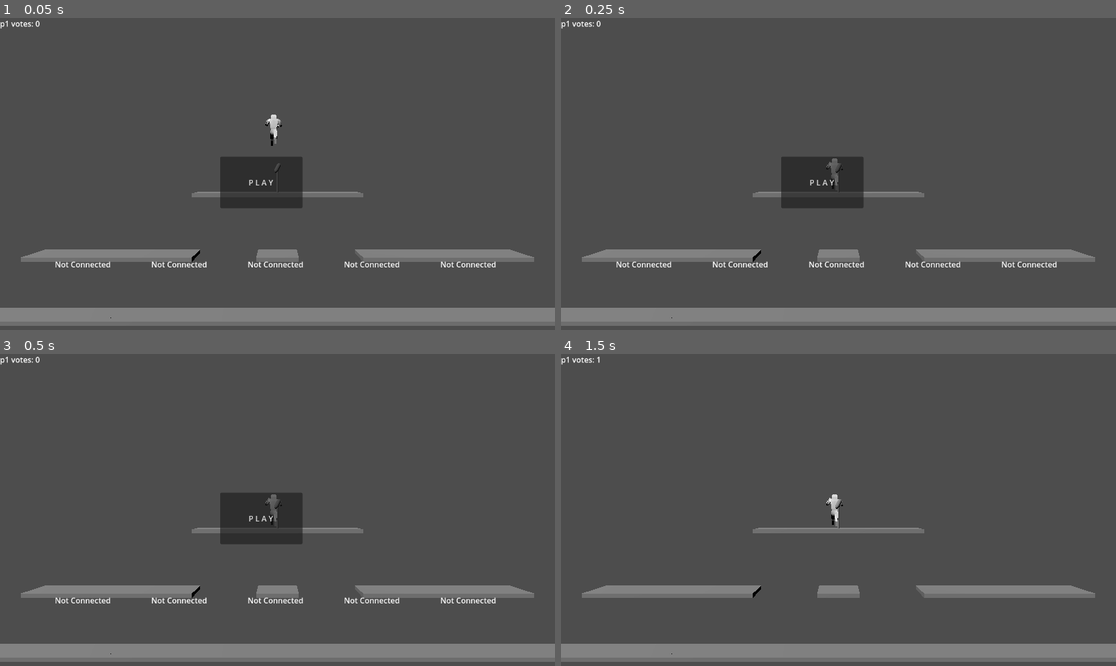
Above: before the commit, frames 1-4 (two rows, left to right).
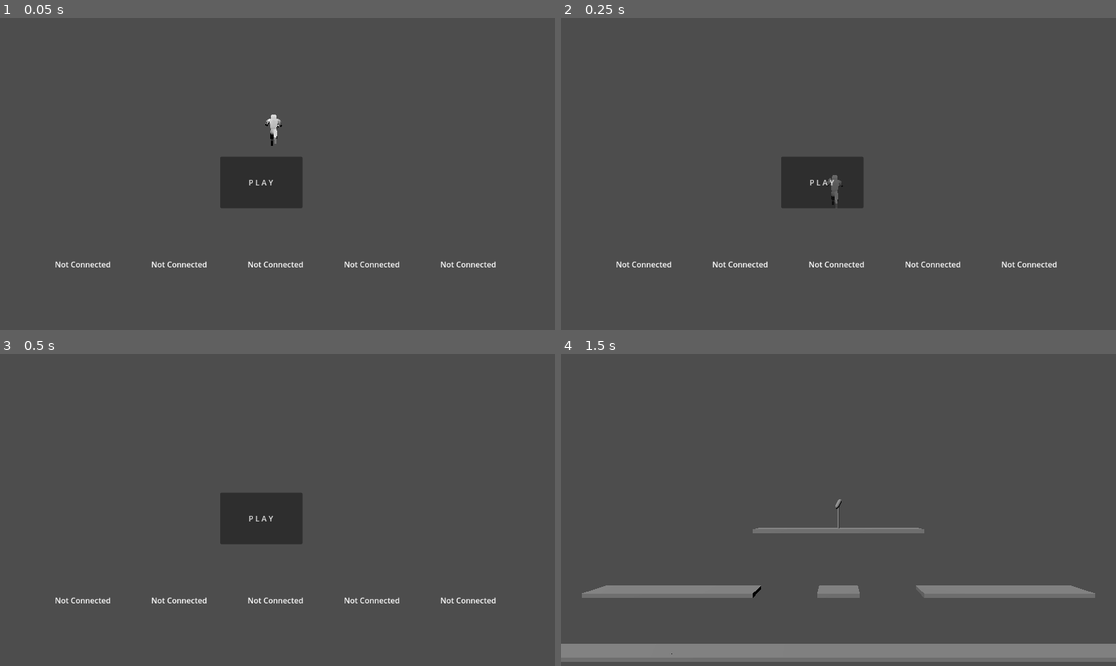
Above: after the commit, the same moments.

Repository: Dethcrvsh/mortal-democracy
Game: Godot game, scene res://scenes/test/test_goal.tscn
The game is run twice, just before and just after one commit, with the same random seed, the same clock (stepped at 60 frames per second) and the same inputs. This scene is started directly instead of the project's main scene.
Inputs (mouse positions are in pixels of both pictures, inside the frame that each line leads up to):
- Up to frame 1 (0.05 s): no input
- Up to frame 2 (0.25 s): no input
- Up to frame 3 (0.5 s): no input
- Up to frame 4 (1.5 s): click "P L A Y" at 0.5 s; tap Enter (start) at 1.25, 1.35 s; move the mouse to (960, 494) at 1.27 s; hold Up (ui_up) from 1.28 s (still down); click (960, 494) at 1.42 s

The runs differ from the first frame. In frame 1, 8.9% of the frame differs, in the area x 0-100%, y 0-99%; in frame 2, 9.0%; in frame 3, 9.0%; in frame 4, 0.2%.

Commit message:
winscreen and loading dynamically.

Diff:
--- /dev/null
+++ b/scenes/Map2.tscn
@@ -0,0 +1,39 @@
+[gd_scene load_steps=4 format=3 uid="uid://cf5gdjh14p348"]
+
+[ext_resource type="PackedScene" uid="uid://bkoeeqyhqgy0l" path="res://scenes/Platform2.tscn" id="1_ij6am"]
+[ext_resource type="PackedScene" uid="uid://da4bmar1xqjac" path="res://scenes/Platform1.tscn" id="2_i2ivy"]
+[ext_resource type="PackedScene" uid="uid://gjj2shypyqs" path="res://scenes/Goal.tscn" id="3_j4c4n"]
+
+[node name="Map" type="Node3D"]
+
+[node name="Floor1" type="Node3D" parent="."]
+
+[node name="Platform1" parent="Floor1" instance=ExtResource("1_ij6am")]
+
+[node name="Platform2" parent="Floor1" instance=ExtResource("1_ij6am")]
+transform = Transform3D(1, 0, 0, 0, 1, 0, 0, 0, 1, 8, 0, 0)
+
+[node name="Platform3" parent="Floor1" instance=ExtResource("1_ij6am")]
+transform = Transform3D(1, 0, 0, 0, 1, 0, 0, 0, 1, 16, 0, 0)
+
+[node name="Platform4" parent="Floor1" instance=ExtResource("1_ij6am")]
+transform = Transform3D(1, 0, 0, 0, 1, 0, 0, 0, 1, 24, 0, 0)
+
+[node name="Floor2" type="Node3D" parent="."]
+
+[node name="Platform1" parent="Floor2" instance=ExtResource("2_i2ivy")]
+transform = Transform3D(1, 0, 0, 0, 1, 0, 0, 0, 1, 12, 3, 0)
+
+[node name="Platform2" parent="Floor2" instance=ExtResource("1_ij6am")]
+transform = Transform3D(1, 0, 0, 0, 1, 0, 0, 0, 1, 20, 3, 0)
+
+[node name="Platform3" parent="Floor2" instance=ExtResource("1_ij6am")]
+transform = Transform3D(1, 0, 0, 0, 1, 0, 0, 0, 1, 4, 3, 0)
+
+[node name="Floor3" type="Node3D" parent="."]
+
+[node name="Platform5" parent="Floor3" instance=ExtResource("1_ij6am")]
+transform = Transform3D(1, 0, 0, 0, 1, 0, 0, 0, 1, 12, 6, 0)
+
+[node name="Goal" parent="." instance=ExtResource("3_j4c4n")]
+transform = Transform3D(1, 0, 0, 0, 1, 0, 0, 0, 1, 12, 6, 0)
--- /dev/null
+++ b/scenes/WinScreen.tscn
@@ -0,0 +1,14 @@
+[gd_scene load_steps=2 format=3 uid="uid://dsi1ga62jdjro"]
+
+[ext_resource type="Script" path="res://scripts/win_screen.gd" id="1_jsrqv"]
+
+[node name="WinScreen" type="Node3D"]
+script = ExtResource("1_jsrqv")
+
+[node name="Text" type="RichTextLabel" parent="."]
+offset_left = 42.0
+offset_top = 108.0
+offset_right = 442.0
+offset_bottom = 208.0
+scale = Vector2(5, 5)
+text = "WIN"
--- a/scenes/test/test_goal.tscn
+++ b/scenes/test/test_goal.tscn
@@ -1,12 +1,8 @@
-[gd_scene load_steps=8 format=3 uid="uid://bfswwy6rfvdd1"]
+[gd_scene load_steps=4 format=3 uid="uid://bfswwy6rfvdd1"]
 
-[ext_resource type="PackedScene" uid="uid://bkoeeqyhqgy0l" path="res://scenes/Platform2.tscn" id="1_w1w0v"]
 [ext_resource type="Script" path="res://scripts/main.gd" id="1_x2j8e"]
-[ext_resource type="PackedScene" uid="uid://da4bmar1xqjac" path="res://scenes/Platform1.tscn" id="2_2e1ef"]
-[ext_resource type="PackedScene" uid="uid://gjj2shypyqs" path="res://scenes/Goal.tscn" id="3_js2xt"]
 [ext_resource type="PackedScene" uid="uid://b7p316tpqry1e" path="res://scenes/player.tscn" id="4_uouc1"]
 [ext_resource type="PackedScene" uid="uid://bikj55cxc5ntv" path="res://scenes/Gamestate.tscn" id="6_qg5do"]
-[ext_resource type="PackedScene" uid="uid://3w46on6wwiim" path="res://scenes/MainMenu.tscn" id="7_gu6xb"]
 
 [node name="test_goal" type="Node3D"]
 script = ExtResource("1_x2j8e")
@@ -17,43 +13,7 @@
 [node name="DirectionalLight3D" type="DirectionalLight3D" parent="."]
 transform = Transform3D(0.805039, 0.446567, -0.3905, 0, 0.658269, 0.752783, 0.593222, -0.606019, 0.529932, 0, 0, 0)
 
-[node name="Map" type="Node3D" parent="."]
-
-[node name="Floor1" type="Node3D" parent="Map"]
-
-[node name="Platform1" parent="Map/Floor1" instance=ExtResource("1_w1w0v")]
-
-[node name="Platform2" parent="Map/Floor1" instance=ExtResource("1_w1w0v")]
-transform = Transform3D(1, 0, 0, 0, 1, 0, 0, 0, 1, 8, 0, 0)
-
-[node name="Platform3" parent="Map/Floor1" instance=ExtResource("1_w1w0v")]
-transform = Transform3D(1, 0, 0, 0, 1, 0, 0, 0, 1, 16, 0, 0)
-
-[node name="Platform4" parent="Map/Floor1" instance=ExtResource("1_w1w0v")]
-transform = Transform3D(1, 0, 0, 0, 1, 0, 0, 0, 1, 24, 0, 0)
-
-[node name="Floor2" type="Node3D" parent="Map"]
-
-[node name="Platform1" parent="Map/Floor2" instance=ExtResource("2_2e1ef")]
-transform = Transform3D(1, 0, 0, 0, 1, 0, 0, 0, 1, 12, 3, 0)
-
-[node name="Platform2" parent="Map/Floor2" instance=ExtResource("1_w1w0v")]
-transform = Transform3D(1, 0, 0, 0, 1, 0, 0, 0, 1, 20, 3, 0)
-
-[node name="Platform3" parent="Map/Floor2" instance=ExtResource("1_w1w0v")]
-transform = Transform3D(1, 0, 0, 0, 1, 0, 0, 0, 1, 4, 3, 0)
-
-[node name="Floor3" type="Node3D" parent="Map"]
-
-[node name="Platform5" parent="Map/Floor3" instance=ExtResource("1_w1w0v")]
-transform = Transform3D(1, 0, 0, 0, 1, 0, 0, 0, 1, 12, 6, 0)
-
-[node name="Goal" parent="Map" instance=ExtResource("3_js2xt")]
-transform = Transform3D(1, 0, 0, 0, 1, 0, 0, 0, 1, 12, 6, 0)
-
 [node name="Player" parent="." instance=ExtResource("4_uouc1")]
 transform = Transform3D(1, 0, 0, 0, 1, 0, 0, 0, 1, 11.8098, 9.28961, 0)
 
 [node name="Gamestate" parent="." instance=ExtResource("6_qg5do")]
-
-[node name="MainMenu" parent="." instance=ExtResource("7_gu6xb")]
--- a/scripts/gamestate.gd
+++ b/scripts/gamestate.gd
@@ -5,7 +5,7 @@
 const GAME_PLAYING = 3
 const GAME_END = 4
 
-var votes = {"p1": 0}
+var votes = {}
 var text = null
 var state = INIT
 
@@ -20,3 +20,6 @@
 	for player in votes:
 		s += "%s votes: %d \n" % [player, int(votes[player])]
 	text.text = s
+
+func reset():
+	var votes = {}
--- a/scripts/main.gd
+++ b/scripts/main.gd
@@ -1,16 +1,46 @@
 extends Node
+
+const NUM_VOTES_WIN_CONDITION = 10
 
 var player_handler = null
 var gamestate = null
-var main_menu_asset = null
+var win_screen = null
+var main_menu = null
+var map1 = null
 
-# Called when the node enters the scene tree for the first time.
+@onready var win_screen_asset = load("res://scenes/WinScreen.tscn")
+@onready var main_menu_asset = load("res://scenes/MainMenu.tscn")
+@onready var map1_asset = load("res://scenes/Map2.tscn")
+
 func _ready():
 	#player_handler = get_node("PlayerHandler")
 	gamestate = get_tree().get_first_node_in_group("gamestate")
 	gamestate.state = gamestate.MAIN_MENU
 
+	#win_screen = winscreen_asset.instance()
+	main_menu = main_menu_asset.instantiate()
+	add_child(main_menu)
 
-func start_game(main_menu: Node2D):
-	main_menu.visible = false
+func _process(delta):
+	for key in gamestate.votes:
+		if gamestate.votes[key] >= NUM_VOTES_WIN_CONDITION:
+			win_game(key)
+			gamestate.reset()
+
+func win_game(player):
+	print_debug("player ", player, " won!")
+	gamestate.state = gamestate.GAME_END
+	win_screen = win_screen_asset.instantiate()
+	add_child(win_screen)
+
+func start_game():
 	gamestate.state = gamestate.GAME_PLAYING
+	main_menu.queue_free()
+	map1 = map1_asset.instantiate()
+	add_child(map1)
+
+func end_win_screen():
+	win_screen.queue_free()
+	gamestate.state = gamestate.MAIN_MENU
+	main_menu = main_menu_asset.instantiate()
+	add_child(main_menu)
--- a/scripts/main_menu.gd
+++ b/scripts/main_menu.gd
@@ -21,7 +21,7 @@
 			new_player = true
 			players_entered.append(event.device)
 
-	if event is InputEventKey or event is InputEventMouseButton:
+	if (event is InputEventKey or event is InputEventMouseButton) and event.pressed:
 		if not players_entered.any(func(id): return id == KEYBOARD_ID):
 			print_debug("keyboard joined")
 			new_player = true
@@ -43,4 +43,4 @@
 		new_player = false
 
 func _start_button_pressed():
-	get_parent().start_game(self)
+	get_parent().start_game()
--- /dev/null
+++ b/scripts/win_screen.gd
@@ -0,0 +1,11 @@
+extends Node
+
+var main = null
+
+func _ready():
+	main = get_parent()
+
+func _input(event):
+	if event is InputEventJoypadButton or event is InputEventMouseButton or event is InputEventKey:
+		if event.pressed:
+			main.end_win_screen()
